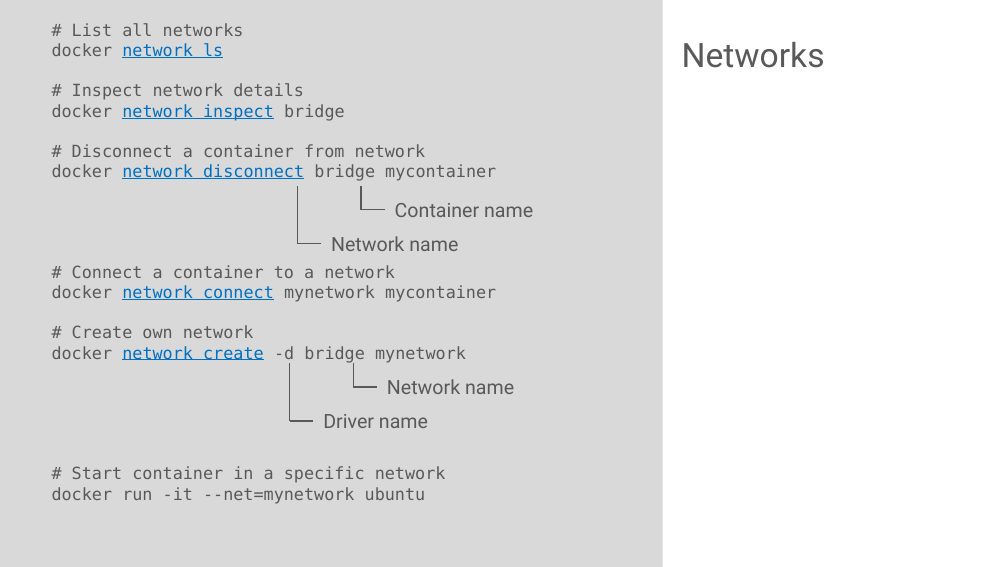
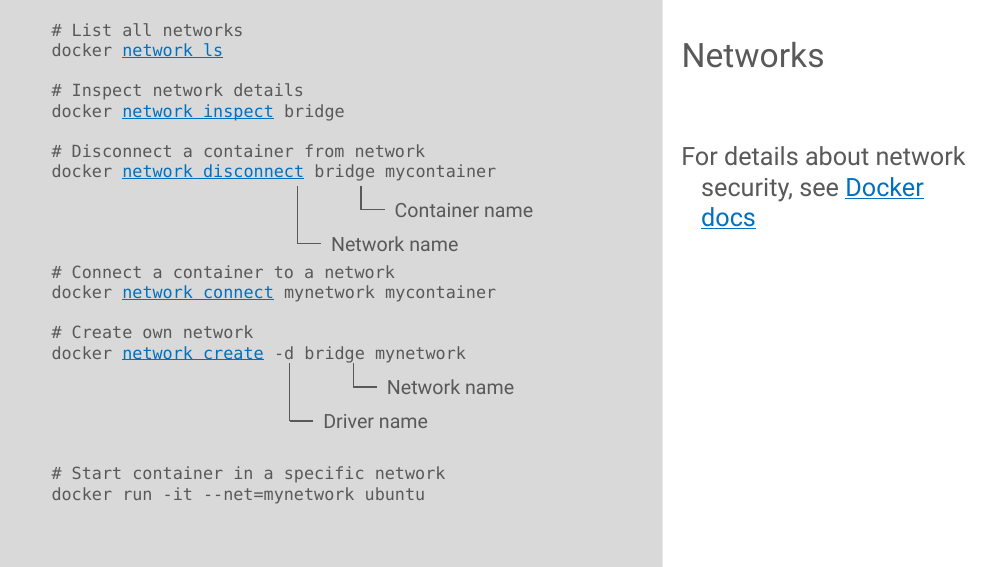
Before and after one commit to rstropek/DockerVS2015Intro, a slide deck: slide 17 of slides/Docker-Workshop.pptx. Drawn at 1008x567 pixels with LibreOffice and Linux fonts; fonts in the diff are those of the drawing. Boxes give left, top, right and bottom in pixels: in the first picture for what was removed or moved away, otherwise in the second. Text is boxed around its words. In the diff, an @@ line names an element or a change of style, - is before the commit and + after.

```diff
--- a/slides/Docker-Workshop.pptx
+++ b/slides/Docker-Workshop.pptx
@@ text added at <box>681,146,966,229</box>, 18 pt, text #595959 @@
+For details about network security, see Docker docs
```
Also in this commit, not shown: 2 other slides changed, 4 slides added, 1 other file.
